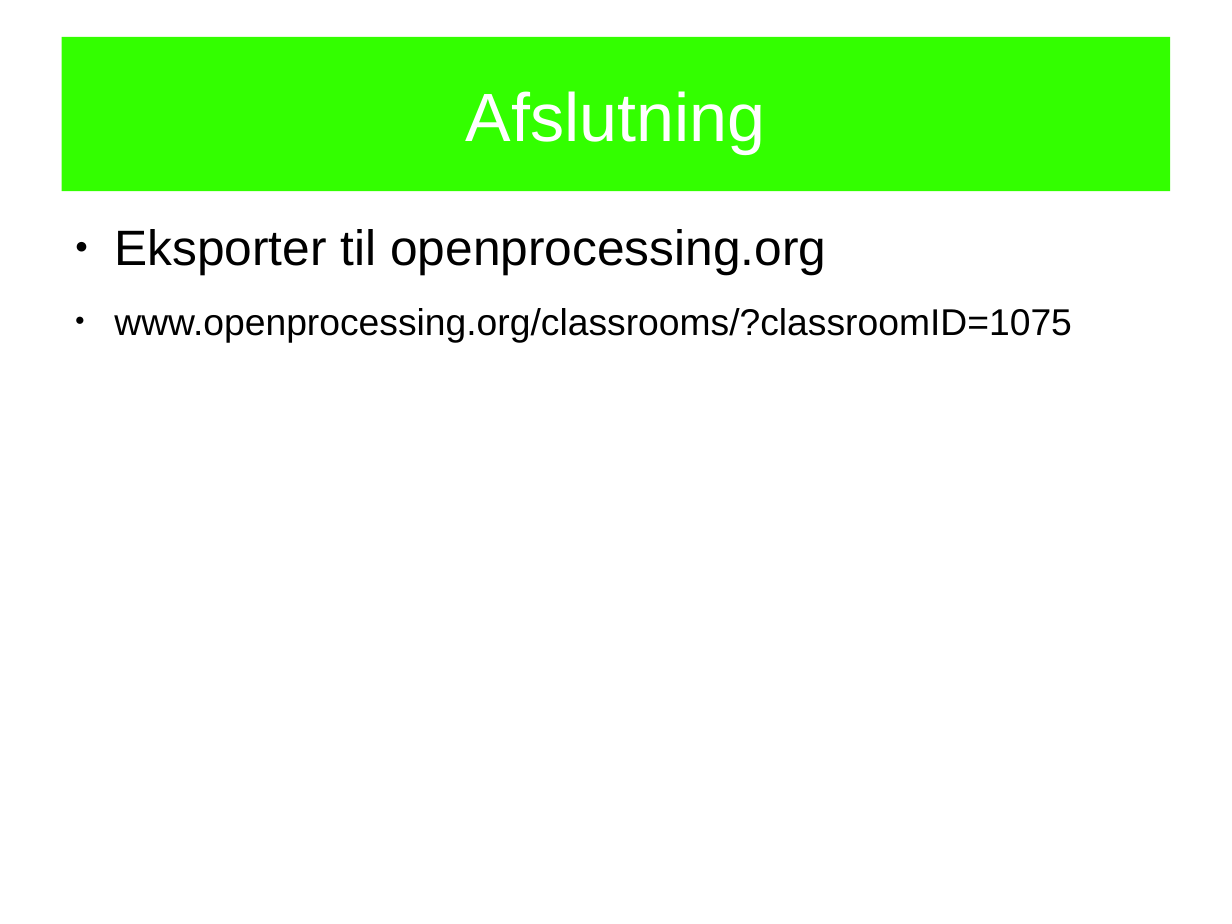
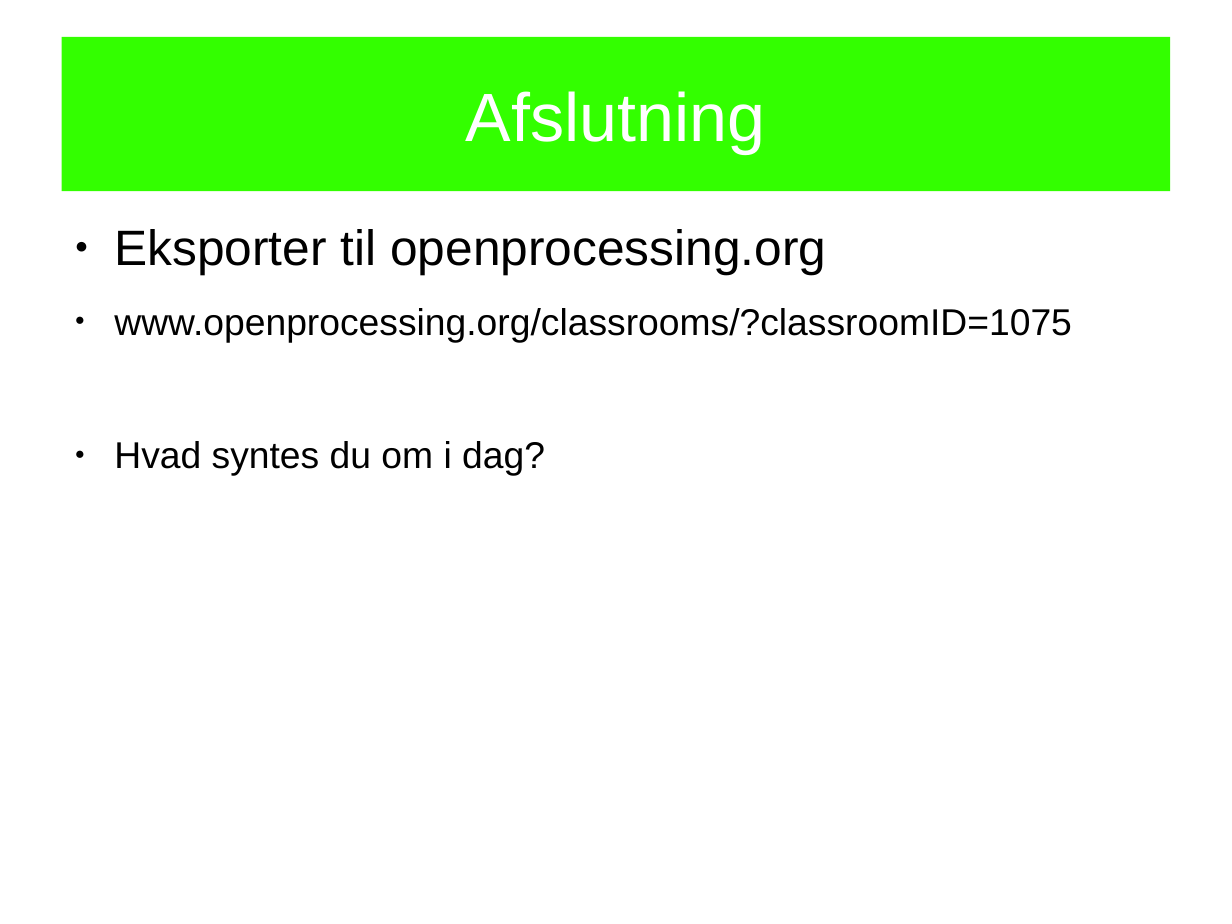
Before and after one commit to openspaceaarhus/Processing-workshops, a slide deck: slide 20 of slides/workshop1/workshop1.odp (slide 19 before the commit). Drawn at 1232x924 pixels with LibreOffice and Linux fonts; fonts in the diff are those of the drawing. Boxes give left, top, right and bottom in pixels: in the first picture for what was removed or moved away, otherwise in the second. Text is boxed around its words. In the diff, an @@ line names an element or a change of style, - is before the commit and + after.

```diff
--- a/slides/workshop1/workshop1.odp
+++ b/slides/workshop1/workshop1.odp
@@ text at [114,441,545,476]: paragraph added @@
+● Hvad syntes du om i dag?
```
Also in this commit, not shown: 2 other slides changed, 1 slide added.
